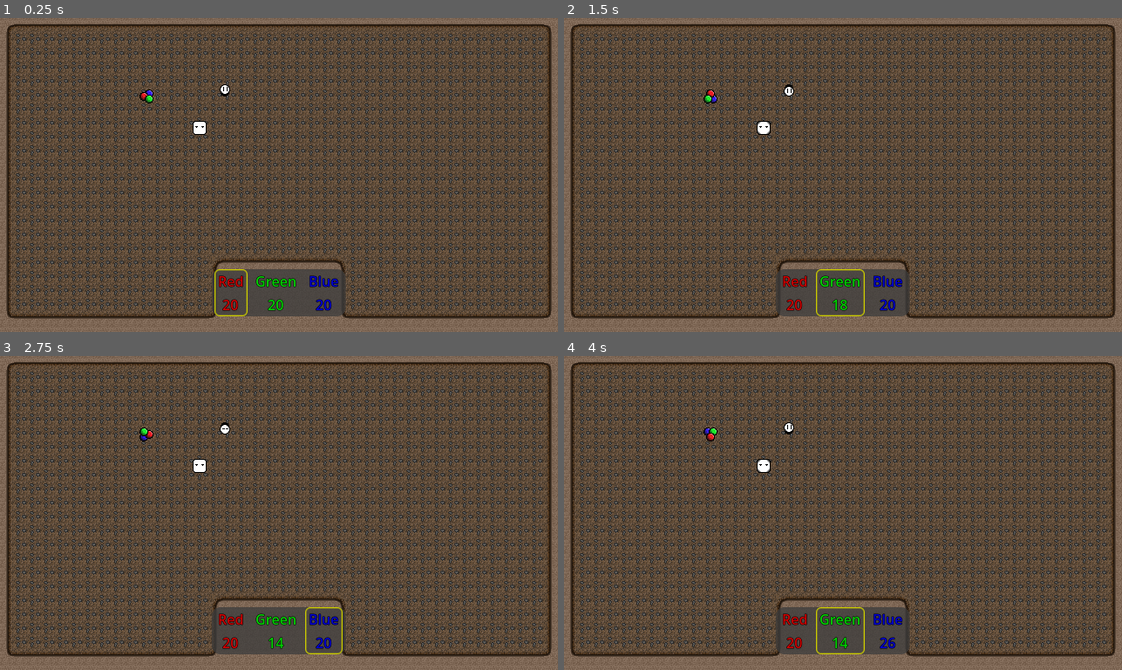
Above: before the commit, frames 1-4 (two rows, left to right).
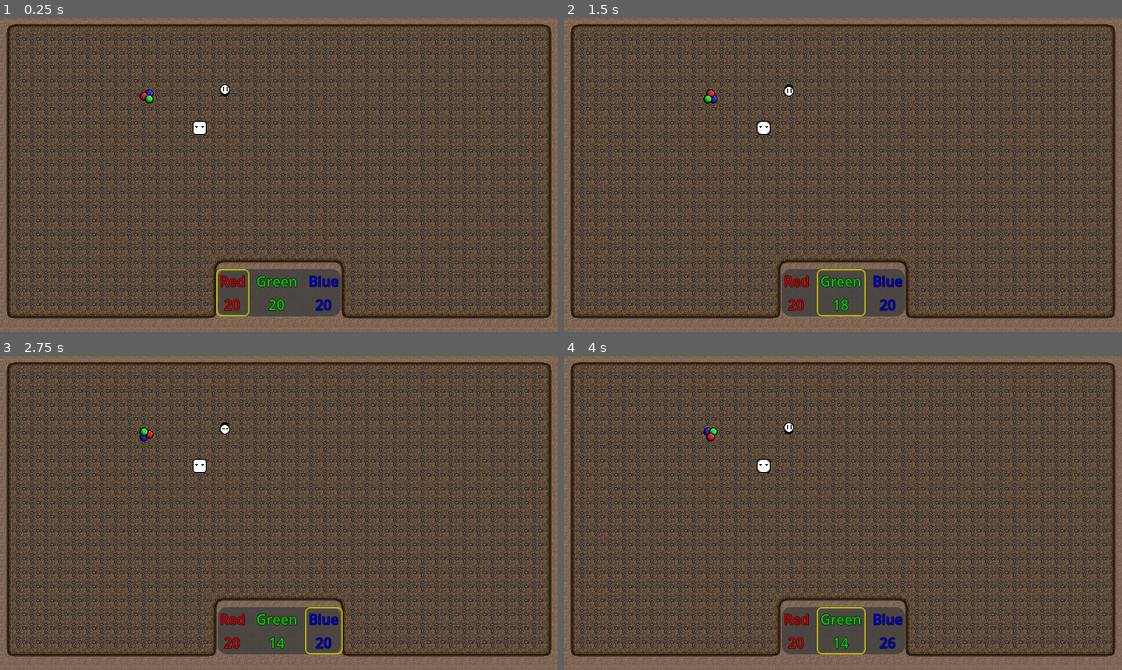
Above: after the commit, the same moments.

Repository: Degenerate-Games/shadows-below
Game: Godot game, scene res://scenes/sprite_Test.tscn
Same seed, same stepped clock (60 frames per second), same inputs: the game is played once before the commit and once after it.
Inputs:
- Up to frame 1 (0.25 s): no input
- Up to frame 2 (1.5 s): hold L (mixing_ui_right) 0.53-1.28 s; hold K (mixing_ui_down) from 1.28 s (still down)
- Up to frame 3 (2.75 s): release K (mixing_ui_down) at 2.03 s; hold L (mixing_ui_right) from 2.03 s (still down)
- Up to frame 4 (4 s): tap Enter at 2.75 s; release L (mixing_ui_right) at 2.78 s; hold I (mixing_ui_up) 2.78-3.53 s; hold J (mixing_ui_left) from 3.53 s (still down)

The runs differ from the first frame. In frame 1, 0.7% of the frame differs, in the area x 37-63%, y 80-95%; in frame 2, 0.7%; in frame 3, 0.6%; in frame 4, 0.7%.

Commit message:
Putting the UI on a diet

Diff:
--- a/scenes/color_mixing_uI.tscn
+++ b/scenes/color_mixing_uI.tscn
@@ -14,9 +14,9 @@
 
 [node name="ColorMixingUI" type="Panel" node_paths=PackedStringArray("red_panel", "green_panel", "blue_panel", "delay_timer")]
 anchors_preset = -1
-anchor_left = 0.38
+anchor_left = 0.39
 anchor_top = 0.8
-anchor_right = 0.62
+anchor_right = 0.61
 anchor_bottom = 0.95
 grow_horizontal = 2
 grow_vertical = 0
